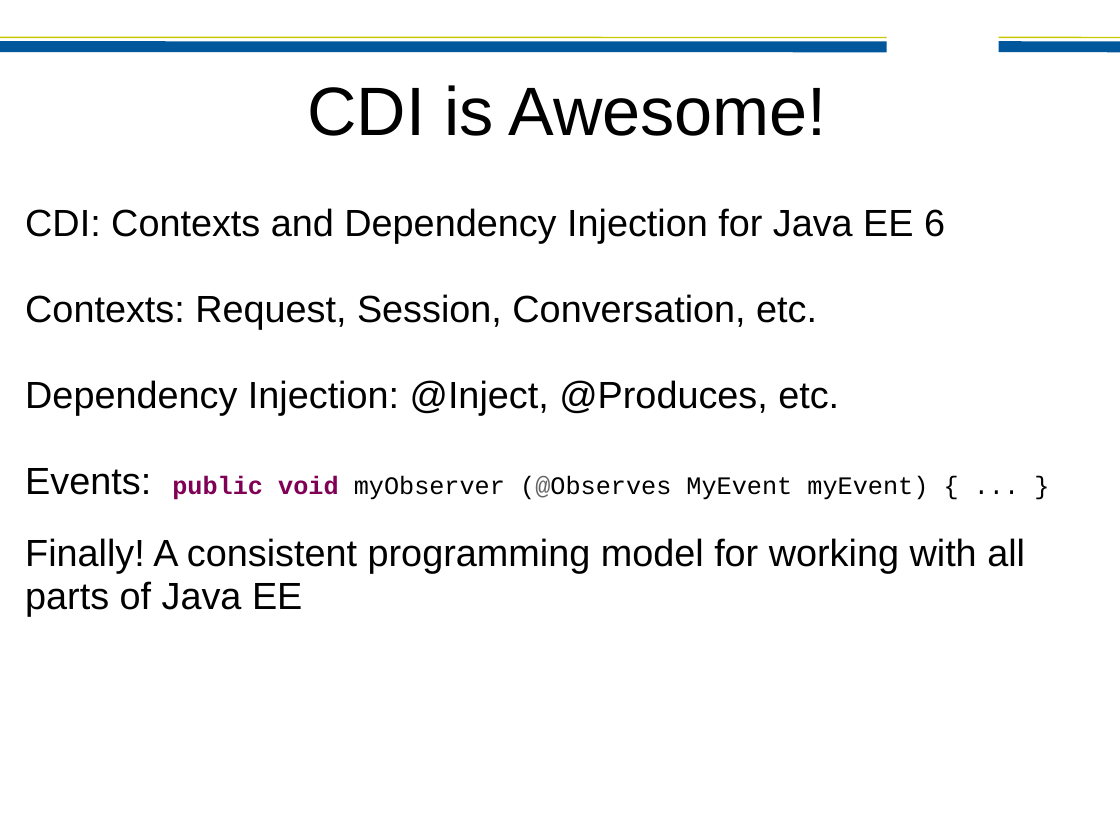
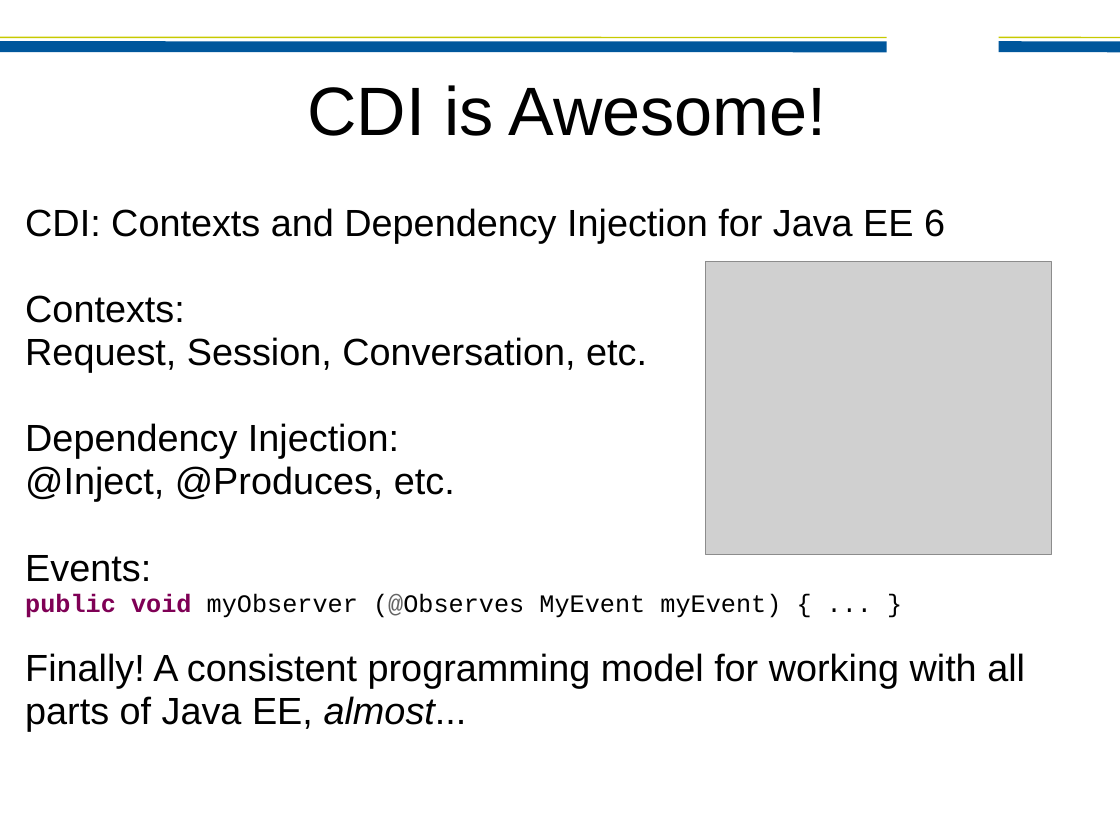
Before and after one commit to bleathem/talks, a slide deck: slide 13 of JAXConf 2011.odp. Drawn at 1120x840 pixels with LibreOffice and Linux fonts; fonts in the diff are those of the drawing; grey boxes stand for pictures; background and template pictures are left out. Boxes give left, top, right and bottom in pixels: in the first picture for what was removed or moved away, otherwise in the second. Text is boxed around its words. In the diff, an @@ line names an element or a change of style, - is before the commit and + after.

```diff
--- a/JAXConf 2011.odp
+++ b/JAXConf 2011.odp
@@ picture added at bbox=[706, 262, 1051, 554] @@
@@ text at bbox=[25, 295, 1025, 731]: text changed @@
-Contexts: Request, Session, Conversation, etc.
-Dependency Injection: @Inject, @Produces, etc.
-Events: public void myObserver (@Observes MyEvent myEvent) { ... }
-Finally! A consistent programming model for working with all parts of Java EE
+Contexts:
+Request, Session, Conversation, etc.
+Dependency Injection:
+@Inject, @Produces, etc.
+Events:
+public void myObserver (@Observes MyEvent myEvent) { ... }
+Finally! A consistent programming model for working with all parts of Java EE, almost...
```
Also in this commit, not shown: 42 other slides changed, 3 slides added.
